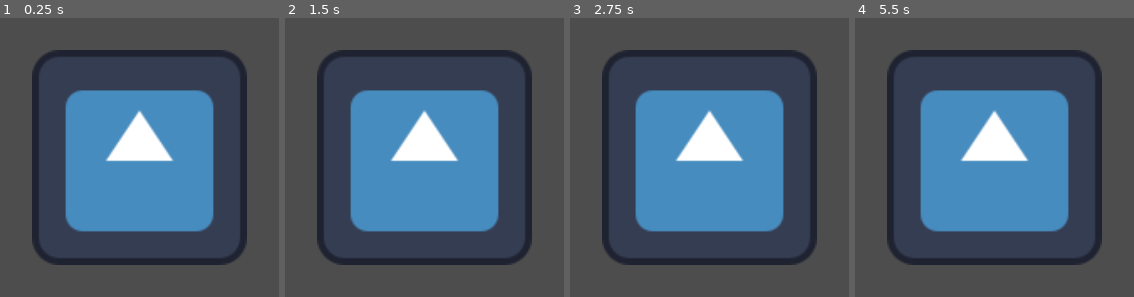
Above: before the commit, frames 1-4 (left to right).
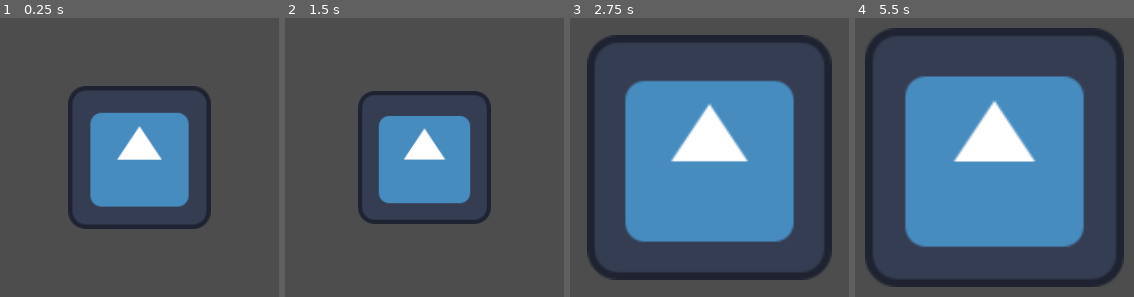
Above: after the commit, the same moments.

Repository: roverem/outrun
Game: Godot game, scene res://game.tscn
The game is run twice, just before and just after one commit, with the same random seed, the same clock (stepped at 60 frames per second) and the same inputs. The engine's default icon, where the game draws it, is replaced by a stand-in: a white triangle on a blue panel in a dark square.
Inputs:
- Up to frame 1 (0.25 s): no input
- Up to frame 2 (1.5 s): no input
- Up to frame 3 (2.75 s): no input
- Up to frame 4 (5.5 s): tap Enter at 4.25 s

The runs differ from the first frame. In frame 1, 26% of the frame differs, in the area x 11-89%, y 11-89%; in frame 2, 27%; in frame 3, 26%; in frame 4, 32%, in the area x 3-97%, y 3-97%.

Commit message:
some camera movement for teh lulz

Diff:
--- /dev/null
+++ b/game.gd
@@ -0,0 +1,14 @@
+extends Node3D
+
+@onready var camera_3d: Camera3D = $Sprite3D/Camera3D
+@export var amplitude: float = 1.0  # distancia máxima hacia adelante/atrás
+@export var speed: float = 2.0      # velocidad de oscilación
+
+var base_position: Vector3
+
+func _ready() -> void:
+	base_position = camera_3d.position  # guarda la posición inicial
+
+func _process(delta: float) -> void:
+	# Movimiento oscilante en el eje Z
+	camera_3d.position.z = base_position.z + sin(Time.get_ticks_msec() / 1000.0 * speed) * amplitude
--- a/game.tscn
+++ b/game.tscn
@@ -1,12 +1,14 @@
-[gd_scene load_steps=2 format=3 uid="uid://c3wmweemb4l6i"]
+[gd_scene load_steps=3 format=3 uid="uid://c3wmweemb4l6i"]
 
 [ext_resource type="Texture2D" uid="uid://clriqk7a0nr26" path="res://icon.svg" id="1_80nbo"]
+[ext_resource type="Script" uid="uid://dv2c13kbkanq" path="res://game.gd" id="1_e2o6t"]
 
 [node name="Node3D" type="Node3D"]
+script = ExtResource("1_e2o6t")
 
 [node name="Sprite3D" type="Sprite3D" parent="."]
 texture = ExtResource("1_80nbo")
 
 [node name="Camera3D" type="Camera3D" parent="Sprite3D"]
-transform = Transform3D(1, 0, 0, 0, 1, 0, 0, 0, 1, 0, 0, 1.745)
+transform = Transform3D(1, 0, 0, 0, 1, 0, 0, 0, 1, 0, 0, 2.40538)
 current = true
Not shown, added: game.gd.uid
